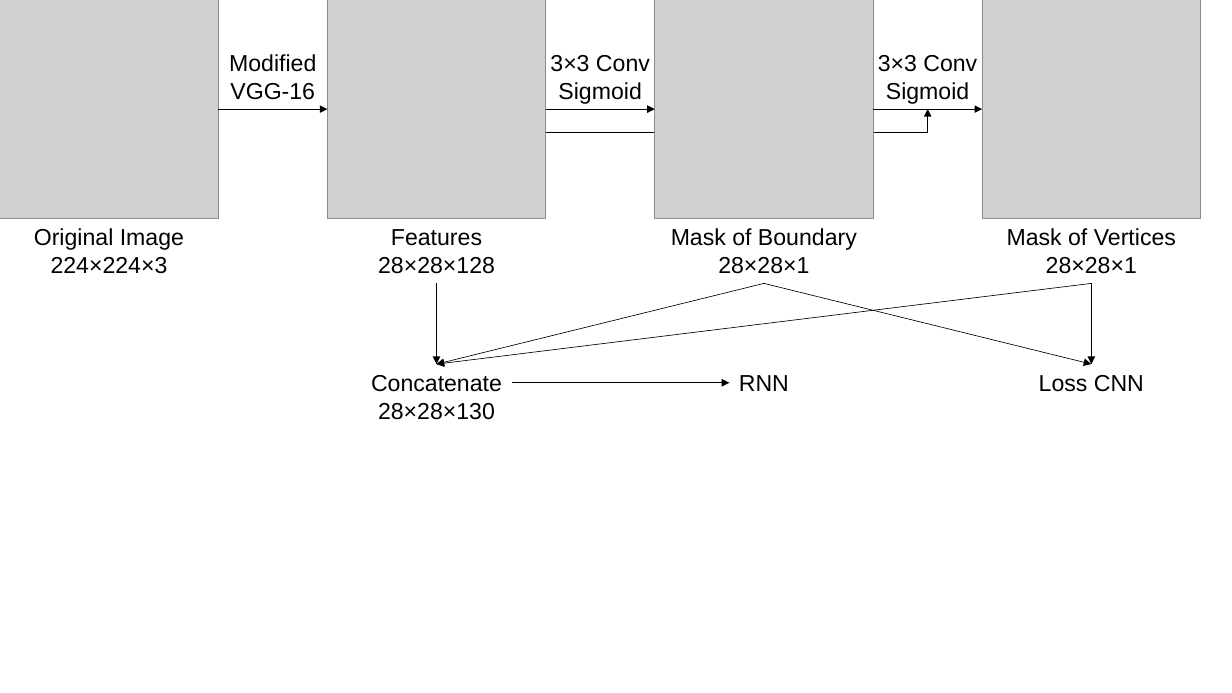
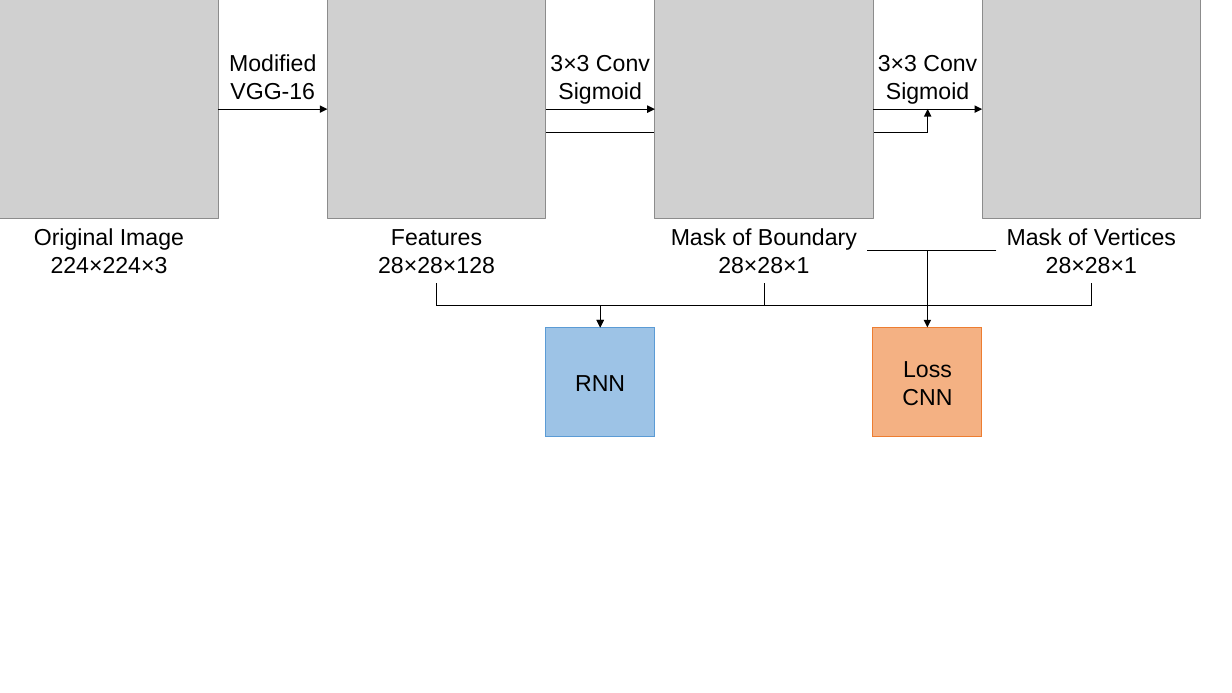
Before and after one commit to lizuoyue/ETH-Thesis, a slide deck: slide 4 of ThesisLaTeX/fig.pptx. Drawn at 1232x693 pixels with LibreOffice and Linux fonts; fonts in the diff are those of the drawing; grey boxes stand for pictures. Boxes give left, top, right and bottom in pixels: in the first picture for what was removed or moved away, otherwise in the second. Text is boxed around its words. In the diff, an @@ line names an element or a change of style, - is before the commit and + after.

```diff
--- a/ThesisLaTeX/fig.pptx
+++ b/ThesisLaTeX/fig.pptx
@@ elbow arrow added from (868, 250) to (928, 327), #000000 0.5 pt @@
@@ line added from (996, 250) to (922, 250), #000000 0.5 pt @@
@@ arrow removed from (436, 284) to (436, 364) @@
@@ arrow removed from (764, 284) to (436, 364) @@
@@ elbow arrow added from (436, 284) to (601, 327), #000000 0.5 pt @@
@@ elbow arrow added from (1092, 284) to (601, 327), #000000 0.5 pt @@
@@ arrow moved from (1092, 284) - (436, 364) to (764, 284) - (764, 306) @@
@@ arrow (764, 284) - (764, 306): arrow to line @@
@@ arrow removed from (764, 284) to (1092, 364) @@
@@ arrow removed from (1092, 284) to (1092, 364) @@
@@ rectangle "RNN": place and size @@
-rectangle "RNN" at box(739, 375, 789, 391)
+rectangle "RNN" at box(546, 327, 655, 436)
@@ rectangle "RNN" at box(546, 327, 655, 436): vertical alignment top to middle; fill none to #9DC3E6; outline none to #5B9BD5 0.75 pt @@
@@ rectangle "Loss": place and size @@
-rectangle "Loss" at box(1039, 375, 1144, 392)
+rectangle "Loss" at box(873, 327, 982, 436)
@@ rectangle "Loss" at box(873, 327, 982, 436): vertical alignment top to middle; fill none to #F4B183; outline none to #ED7D31 0.75 pt @@
@@ text removed at box(371, 375, 502, 420) @@
-Concatenate
-28×28×130
@@ arrow removed from (512, 383) to (729, 383) @@
@@ text in rectangle at box(902, 361, 952, 406): text changed @@
-Loss CNN
+Loss
+CNN
```
Also in this commit, not shown: 3 other slides changed, 27 other files.
